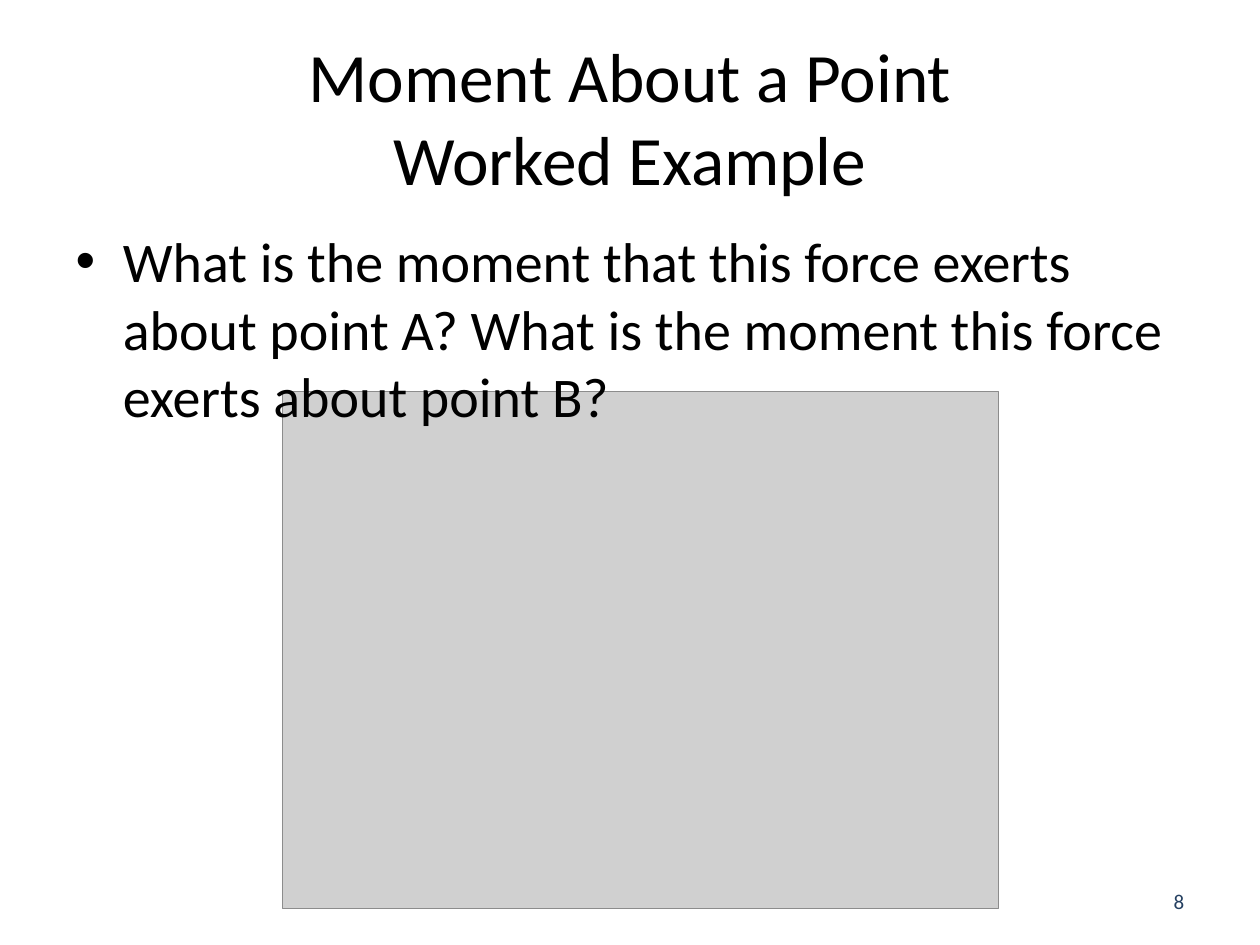
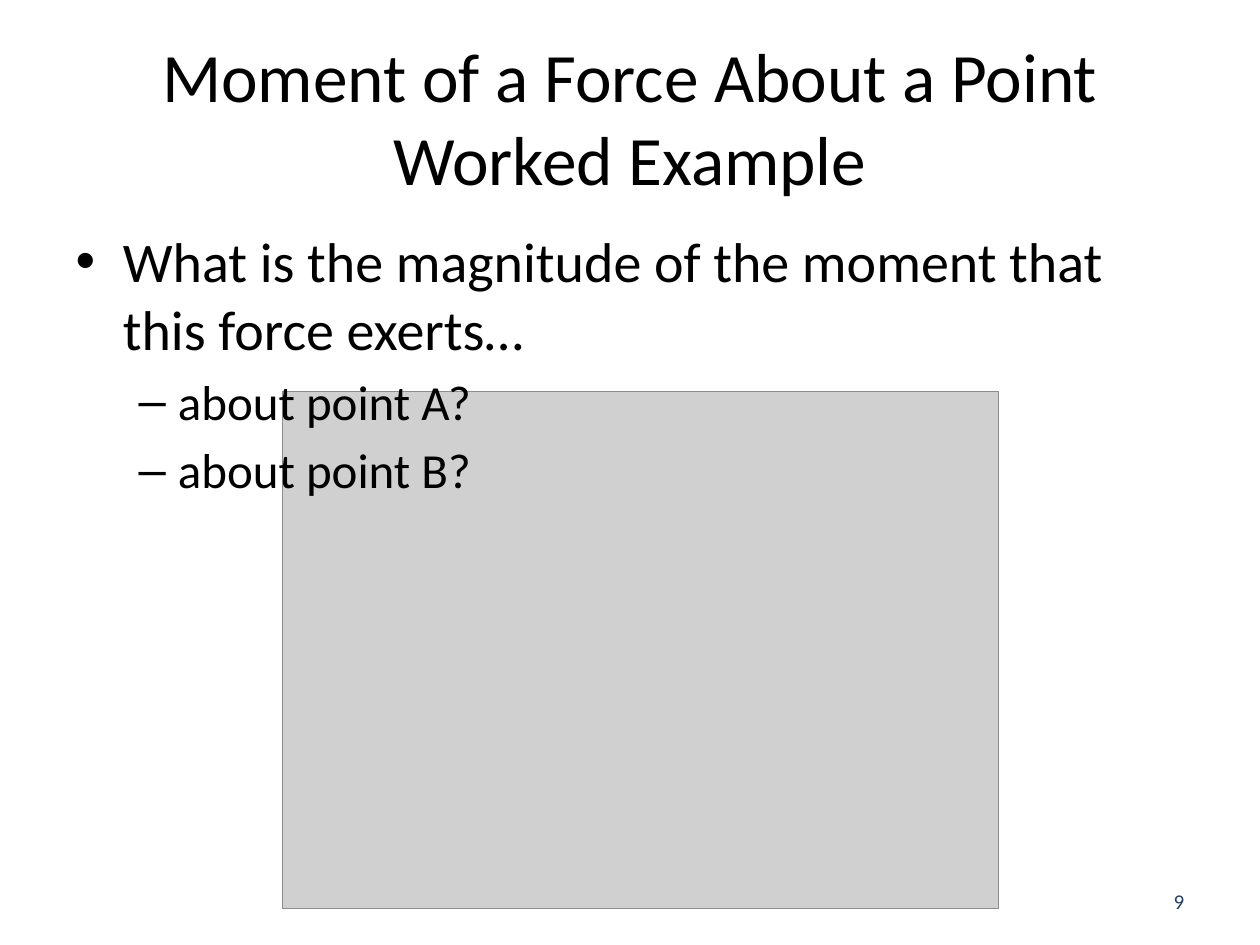
Before and after one commit to JacobMoore/mechanics_textbook, a slide deck: slide 9 of Lecture Slides/VideoLectureSlides/3.4.pptx (slide 8 before the commit). Drawn at 1260x945 pixels with LibreOffice and Linux fonts; fonts in the diff are those of the drawing; grey boxes stand for pictures. Boxes give left, top, right and bottom in pixels: in the first picture for what was removed or moved away, otherwise in the second. Text is boxed around its words. In the diff, an @@ line names an element or a change of style, - is before the commit and + after.

Commit message:
Added Worked Examples Chap 3
Added worked examples, not including videos to chapter 3

```diff
--- a/Lecture Slides/VideoLectureSlides/3.4.pptx
+++ b/Lecture Slides/VideoLectureSlides/3.4.pptx
@@ title at [162,54,1097,197]: text changed @@
-Moment About a Point
-Worked Example
+Moment of a Force About a Point
+Worked Example
@@ text at [123,243,1102,500]: text changed @@
-• What is the moment that this force exerts about point A? What is the moment this force exerts about point B?
+• What is the magnitude of the moment that this force exerts…
+  – about point A?
+  – about point B?
@@ page number at [1174,895,1185,909]: text changed @@
-8
+9
```
Also in this commit, not shown: 1 other slide changed, 2 slides added, 25 other files.
